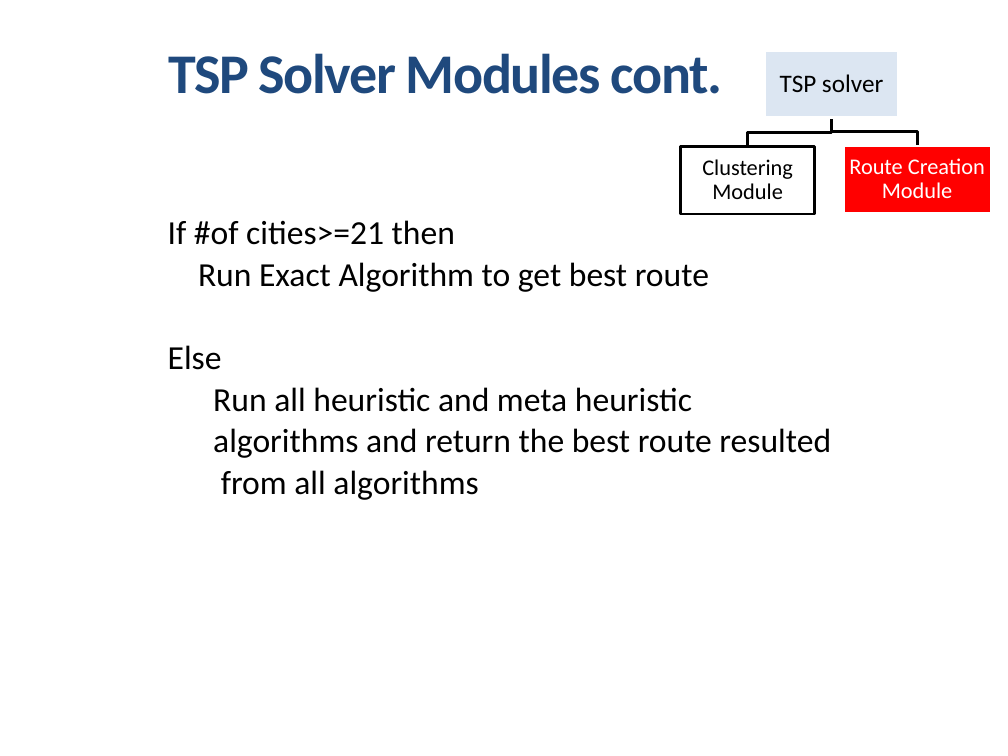
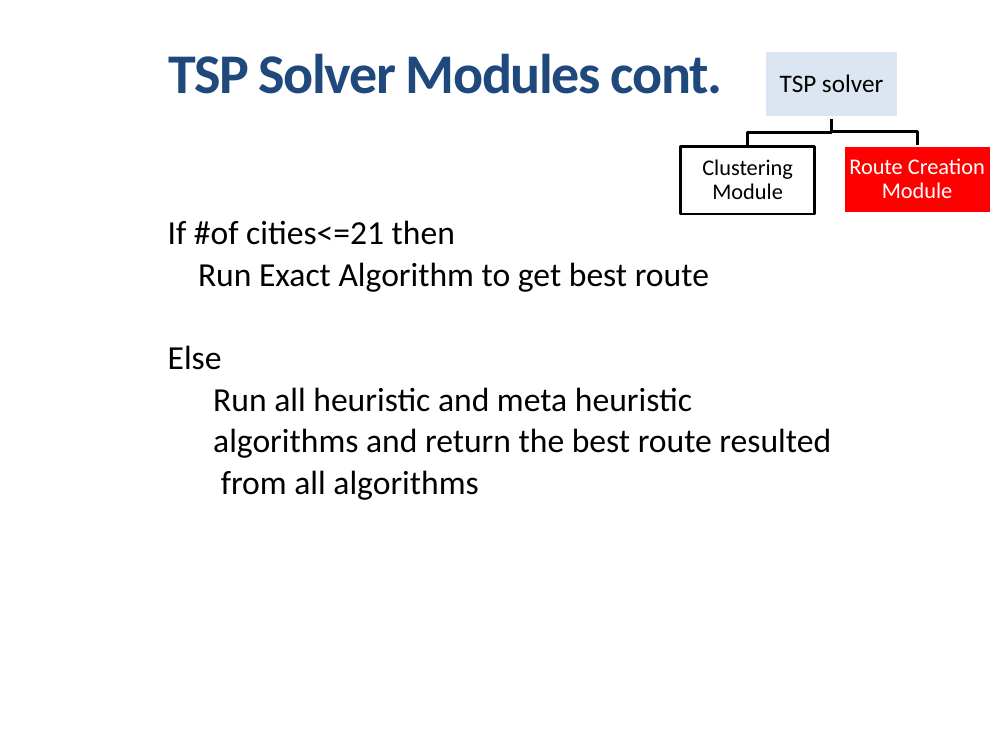
Before and after one commit to mahmoud-mosaad/BuyIt, a slide deck: slide 36 of docs/Intelligent-Transportation-System-v2.3.pptx (slide 31 before the commit). Drawn at 1008x756 pixels with LibreOffice and Linux fonts; fonts in the diff are those of the drawing. Boxes give left, top, right and bottom in pixels: in the first picture for what was removed or moved away, otherwise in the second. Text is boxed around its words. In the diff, an @@ line names an element or a change of style, - is before the commit and + after.

```diff
--- a/docs/Intelligent-Transportation-System-v2.3.pptx
+++ b/docs/Intelligent-Transportation-System-v2.3.pptx
@@ text at [168,220,455,245]: text changed @@
-If #of cities>=21 then
+If #of cities<=21 then
```
Also in this commit, not shown: 3 other slides changed, 5 slides added, 1 other file.
